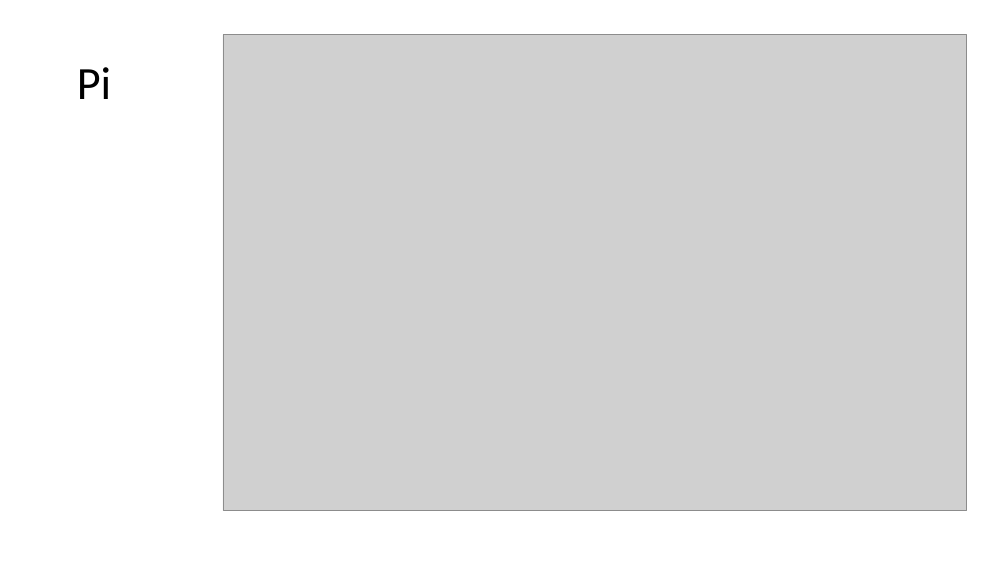
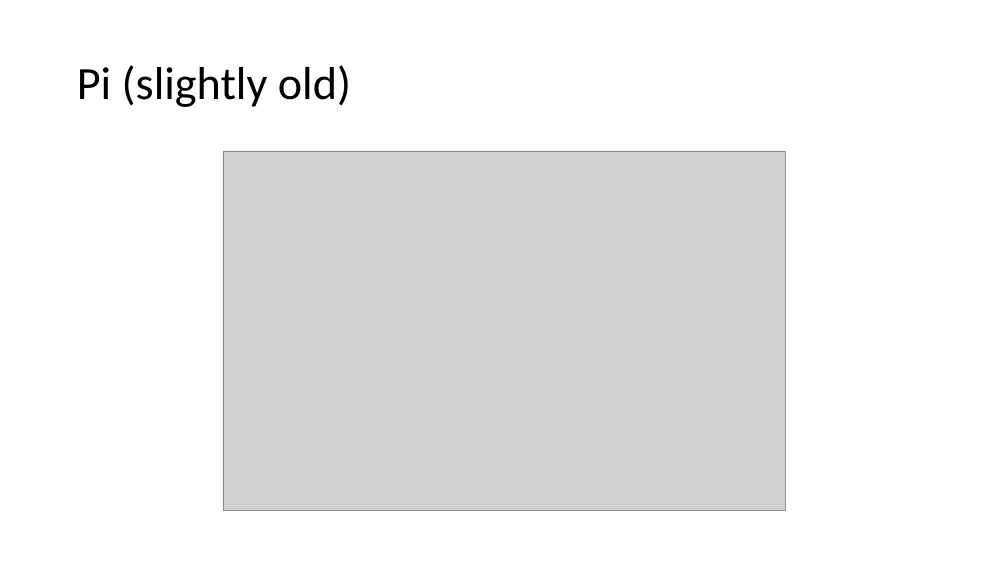
Before and after one commit to jon-mah/demo_for_ccgb, a slide deck: slide 12 of Summary/20220815_microbiome_demographic_slides.pptx (slide 11 before the commit). Drawn at 1008x567 pixels with LibreOffice and Linux fonts; fonts in the diff are those of the drawing; grey boxes stand for pictures. Boxes give left, top, right and bottom in pixels: in the first picture for what was removed or moved away, otherwise in the second. Text is boxed around its words. In the diff, an @@ line names an element or a change of style, - is before the commit and + after.

```diff
--- a/Summary/20220815_microbiome_demographic_slides.pptx
+++ b/Summary/20220815_microbiome_demographic_slides.pptx
@@ title at (77, 65, 351, 107): text changed @@
-Pi
+Pi (slightly old)
@@ picture: place and size @@
-picture at (223, 35, 967, 510)
+picture at (223, 151, 786, 511)
```
Also in this commit, not shown: 2 other slides changed, 6 slides added, 1 slide removed, 17 other files.
